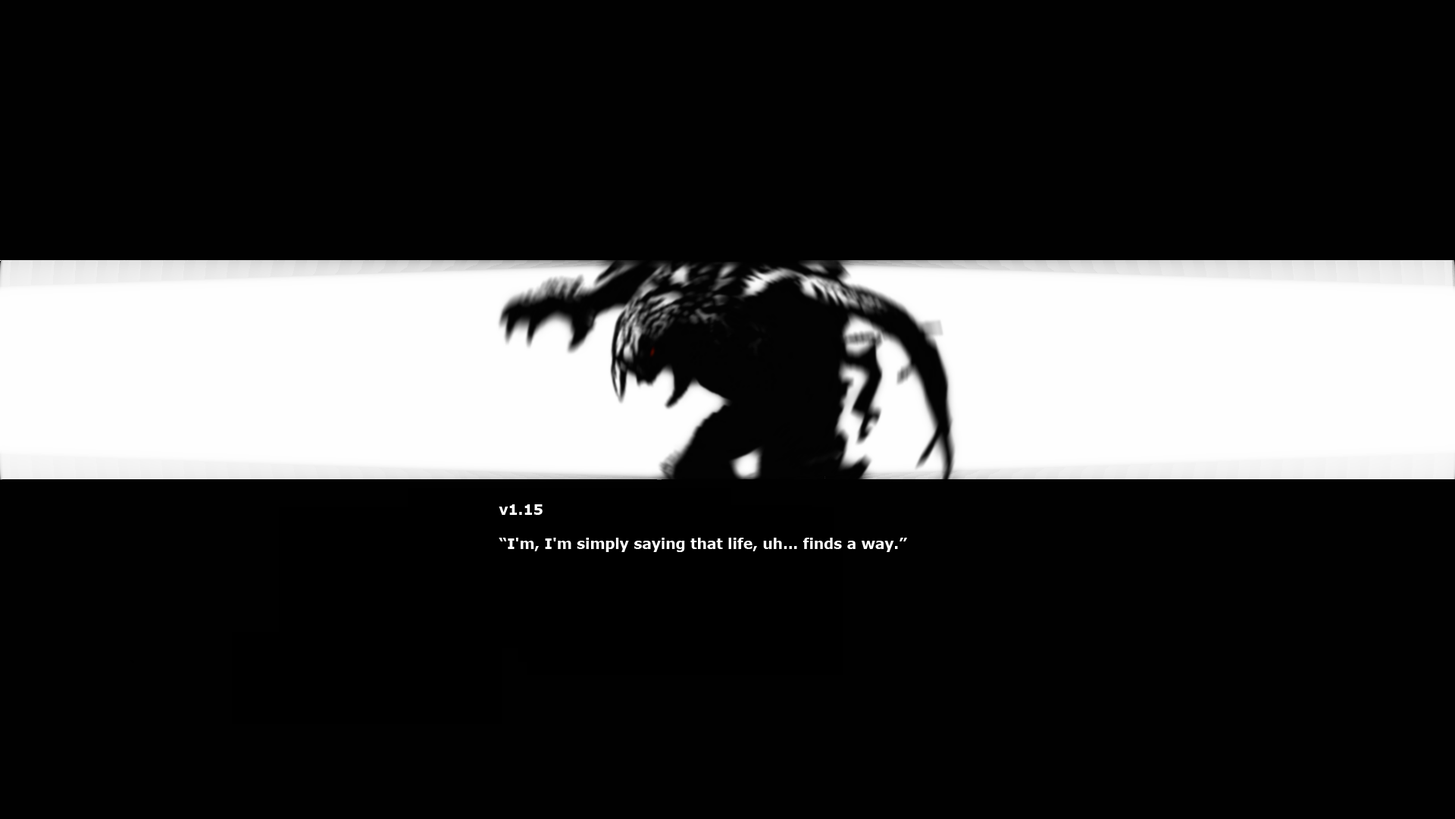
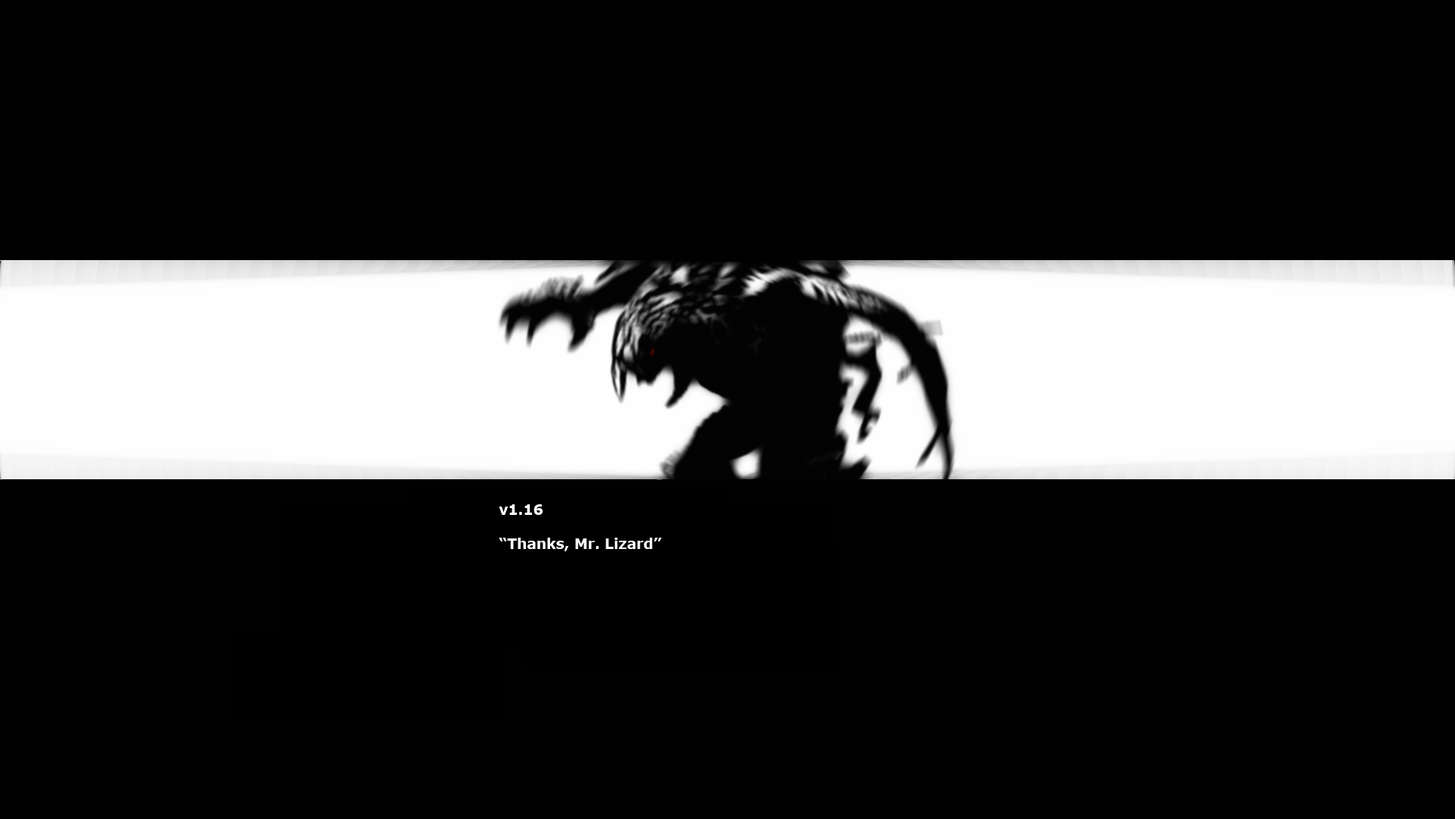
Comparing the layer stacks of the two (1455, 819) images. Changes:
renamed "v1.15 “I'm, I'm simply saying that life, uh... finds a way.”" to "v1.16 “Thanks, Mr. Lizard”", painted on it over [507, 504, 908, 552]
